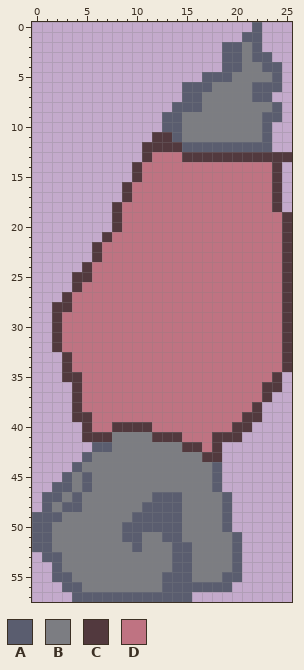
File history of a pixel-art file, Resources/Images/Boss/RightArm.aseprite. This is how it looked before the edit.
26x58 pixels, 1 frame.
Palette (. is transparent): A #5a5d6f  B #7c7d82  C #52393e  D #bf7382
The same view after the edit:
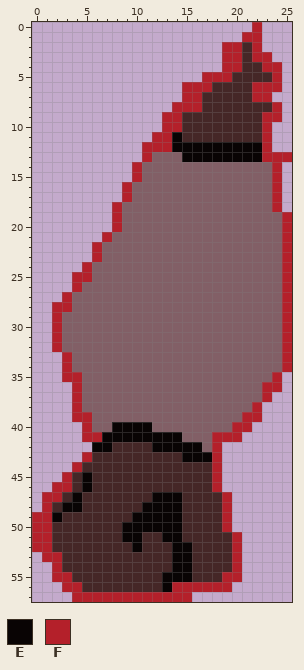
Colours new in this view: E #090404  F #b4202a
Diff:
colour B: #7c7d82 -> #452727
colour D: #bf7382 -> #825f66
y 0: x 22 A -> F
y 1: x 21..22 AA -> FF
y 2: x 19..20 AA -> FF; x 22 A -> F
y 3: x 19..20 AA -> FF; x 22..23 AA -> FF
y 4: x 19..20 AA -> FF; x 23..24 AA -> FF
y 5: x 17..19 AAA -> FFF; x 24 A -> F
y 6: x 15..17 AAA -> FFF; x 22..24 AAA -> FFF
y 7: x 15..16 AA -> FF; x 22..23 AA -> FF
y 8: x 14..16 AAA -> FFF; x 24 A -> F
y 9: x 13..14 AA -> FF; x 23..24 AA -> FF
y 10: x 13..14 AA -> FF; x 23 A -> F
y 11: x 12..14 CCA -> FFE; x 23 A -> F
y 12: x 11..23 CCCCAAAAAAAAA -> FFFEEEEEEEEEF
y 13: x 11 C -> F; x 15..25 CCCCCCCCCCC -> EEEEEEEEFFF
y 14..15: x 10 C -> F; x 24 C -> F
y 16..17: x 9 C -> F; x 24 C -> F
y 18: x 8 C -> F; x 24 C -> F
y 19..20: x 8 C -> F; x 25 C -> F
y 21: x 7 C -> F; x 25 C -> F
y 22..23: x 6 C -> F; x 25 C -> F
y 24: x 5 C -> F; x 25 C -> F
y 25: x 4..5 CC -> FF; x 25 C -> F
y 26: x 4 C -> F; x 25 C -> F
y 27: x 3 C -> F; x 25 C -> F
y 28: x 2..3 CC -> FF; x 25 C -> F
y 29..32: x 2 C -> F; x 25 C -> F
y 33..34: x 3 C -> F; x 25 C -> F
y 35: x 3..4 CC -> FF; x 24 C -> F
y 36: x 4 C -> F; x 23..24 CC -> FF
y 37: x 4 C -> F; x 23 C -> F
y 38: x 4 C -> F; x 22 C -> F
y 39: x 4..5 CC -> FF; x 21..22 CC -> FF
y 40: x 5 C -> F; x 8..11 CCCC -> EEEE; x 20..21 CC -> FF
y 41: x 5..14 CCCBBBBCCC -> FFEEEEEEEE; x 18..20 CCC -> FFF
y 42: x 6..7 AA -> EE; x 12..16 BBBCC -> EEEEE; x 18 C -> F
y 43: x 5 A -> F; x 15..18 BBCC -> EEEF
y 44: x 4 A -> F; x 18 A -> F
y 45: x 3 A -> F; x 5 A -> E; x 18 A -> F
y 46: x 2..3 AA -> FF; x 5 A -> E; x 18 A -> F
y 47: x 1..2 AA -> FF; x 4 A -> E; x 12..14 AAA -> EEE; x 19 A -> F
y 48: x 1 A -> F; x 3..4 AA -> EE; x 11..14 AAAA -> EEEE; x 19 A -> F
y 49: x 0..2 AAA -> FFE; x 10..14 AAAAA -> EEEEE; x 19 A -> F
y 50: x 0..1 AA -> FF; x 9..14 AAAAAA -> EEEEEE; x 19 A -> F
y 51: x 0..1 AA -> FF; x 9..10 AA -> EE; x 13..14 AA -> EE; x 20 A -> F
y 52: x 0..1 AA -> FF; x 10 A -> E; x 14..15 AA -> EE; x 20 A -> F
y 53: x 1..2 AA -> FF; x 14..15 AA -> EE; x 20 A -> F
y 54: x 2 A -> F; x 14..15 AA -> EE; x 20 A -> F
y 55: x 2..3 AA -> FF; x 13..15 AAA -> EEE; x 19..20 AA -> FF
y 56: x 3..4 AA -> FF; x 13..19 AAAAAAA -> EFFFFFF
y 57: x 4..15 AAAAAAAAAAAA -> FFFFFFFFFFFF
Pixel boxes of the changes (left, top, right, bottom) in both pictures:
changed: (32, 22, 292, 602)
